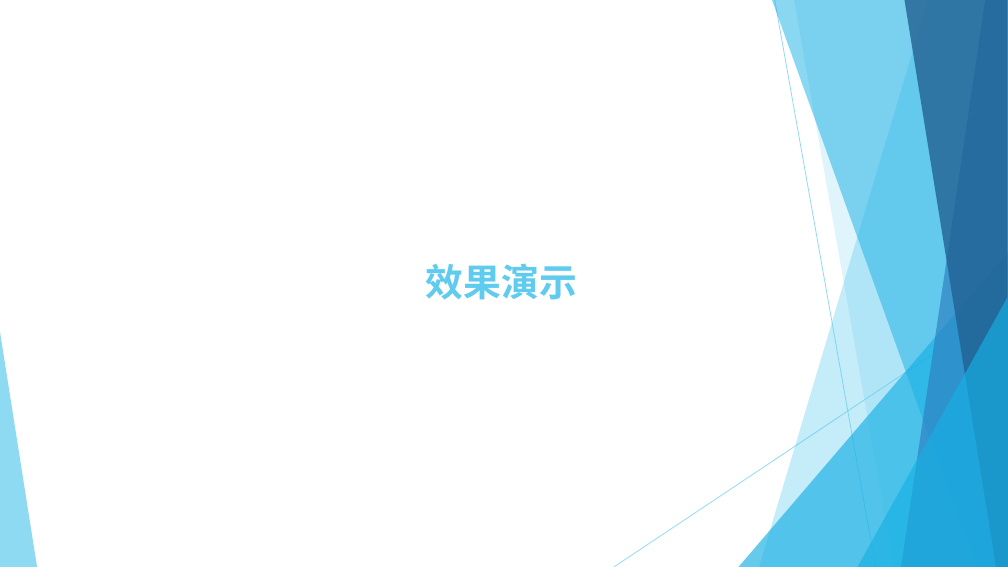
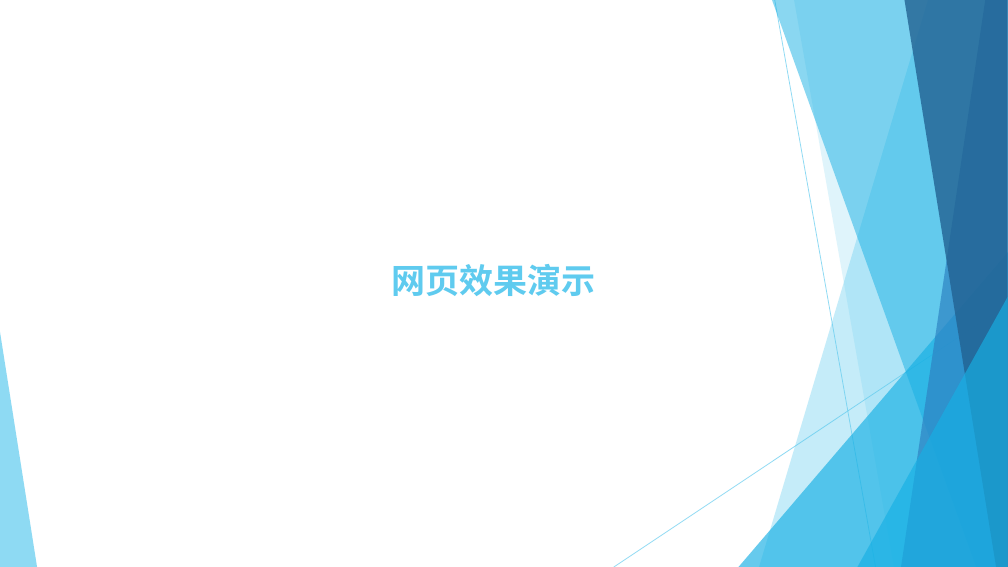
Before and after one commit to WangMinan/bigdata_practice, a slide deck: slide 6 of 文档/10.项目答辩.pptx. Drawn at 1008x567 pixels with LibreOffice and Linux fonts; fonts in the diff are those of the drawing. Boxes give left, top, right and bottom in pixels: in the first picture for what was removed or moved away, otherwise in the second. Text is boxed around its words. In the diff, an @@ line names an element or a change of style, - is before the commit and + after.

```diff
--- a/文档/10.项目答辩.pptx
+++ b/文档/10.项目答辩.pptx
@@ title at (391,264,595,296): text changed; size 36 to 32.4 pt @@
-效果演示
+网页效果演示
```
Also in this commit, not shown: 1 other slide changed, 3 slides added, 1 slide removed, 12 other files.
